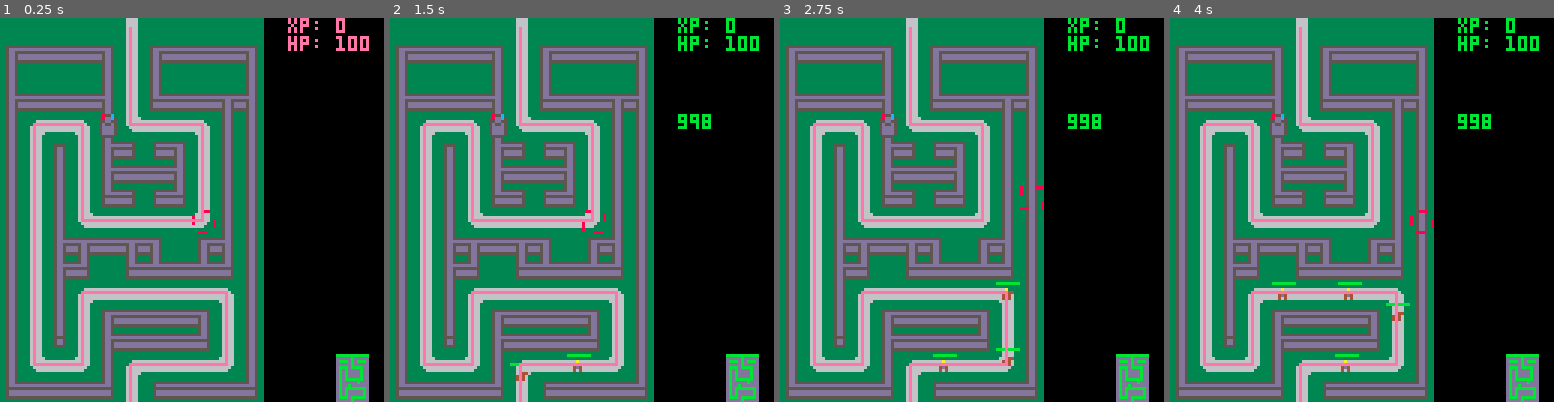
Above: before the commit, frames 1-4 (left to right).
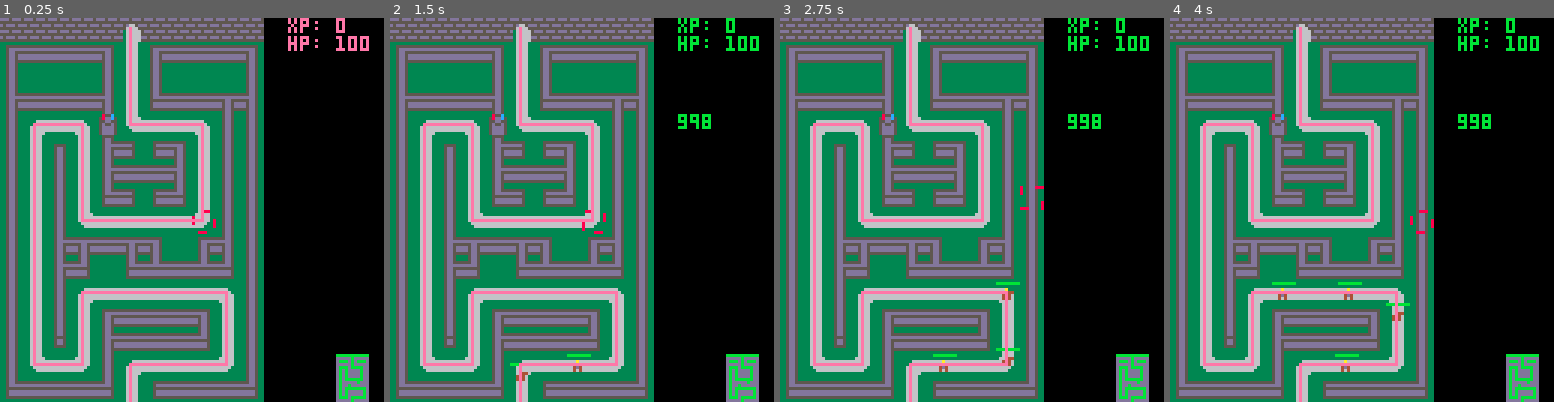
Above: after the commit, the same moments.

Repository: nfearnley/girltower
Game: PICO-8 cartridge girltower.p8
The game is run twice, just before and just after one commit, with the same random seed, the same clock (stepped at 60 frames per second) and the same inputs.
Inputs:
- Up to frame 1 (0.25 s): no input
- Up to frame 2 (1.5 s): tap X (X key) at 0.33, 1.07 s
- Up to frame 3 (2.75 s): hold Right 1.6-2.1 s; tap X (X key) at 1.85 s; hold Up 2.15-2.42 s; hold Right from 2.47 s (still down)
- Up to frame 4 (4 s): tap X (X key) at 2.97 s; release Right at 3.03 s; hold Left 3.08-3.58 s; hold Down 3.63-3.97 s

The runs differ from the first frame. In frame 1, 4.1% of the frame differs, in the area x 0-69%, y 0-7%; in frame 2, 4.1%; in frame 3, 4.1%; in frame 4, 4.1%.

Commit message:
added wallmap

Diff:
--- a/girltower.p8
+++ b/girltower.p8
@@ -43,6 +43,8 @@
   cls()
   map(0,16,0,0,16,16)
   map(0,0,0,0,16,16)
+  wallmap=35-game.hp*3/100
+  map(0,wallmap,0,0,16,1)
   for tow in all(towers) do
    tow:draw()
   end
